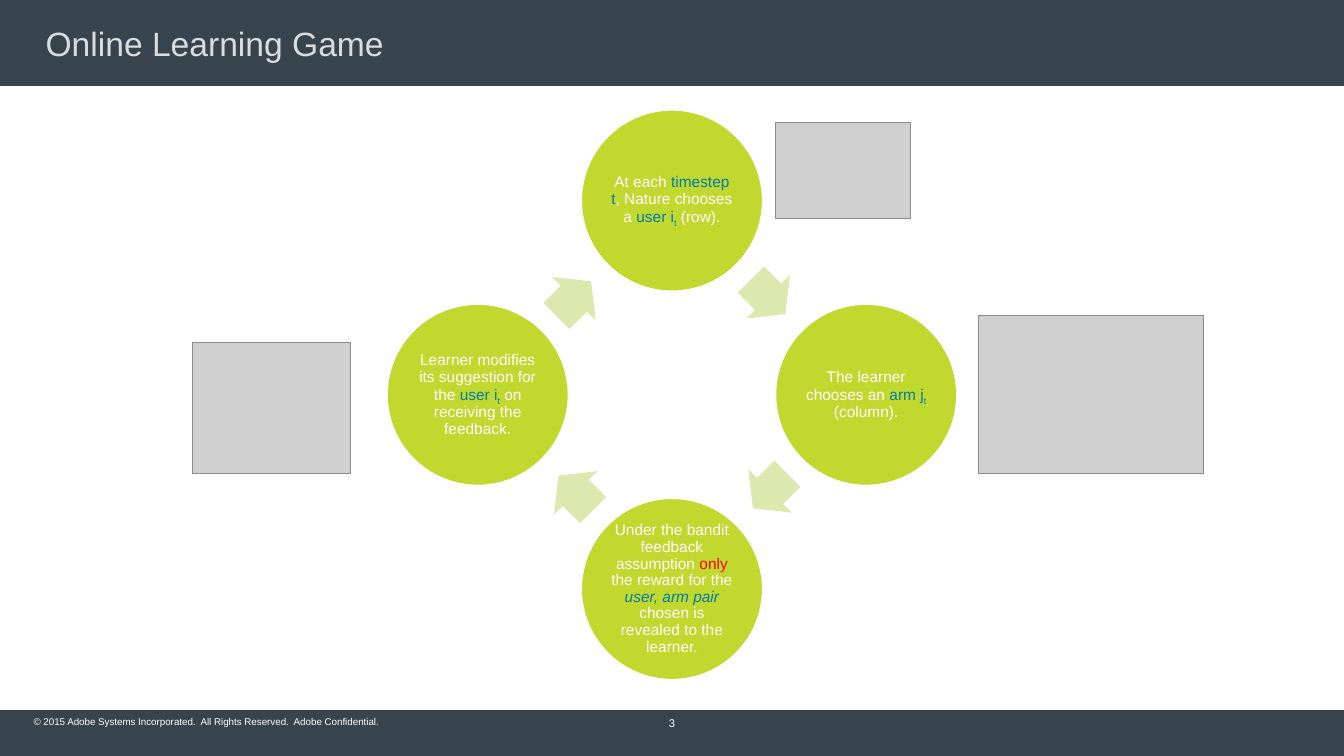
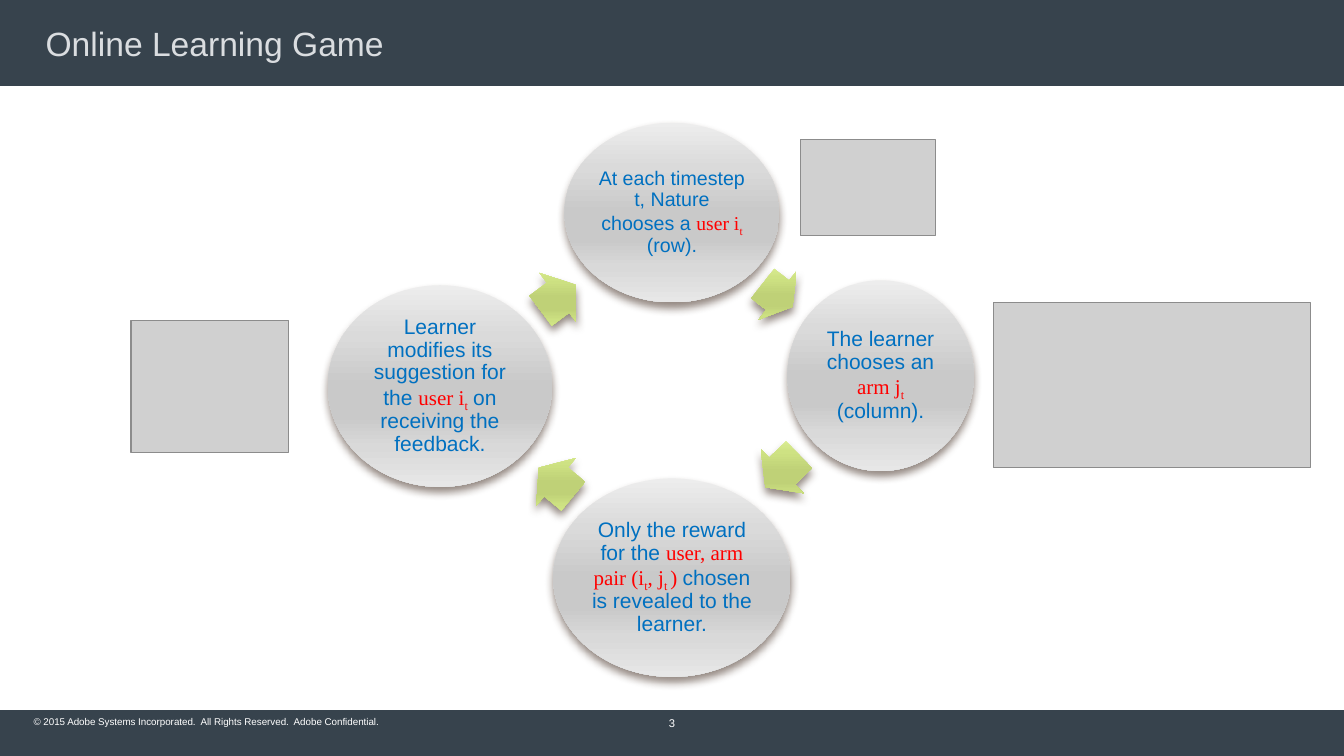
Before and after one commit to Subhojyoti/Adobe_Intern, a slide deck: slide 3 of Adobe PPT/Subho_Inception_talk.pptx. Drawn at 1344x756 pixels with LibreOffice and Linux fonts; fonts in the diff are those of the drawing; grey boxes stand for pictures; background and template pictures are left out. Boxes give left, top, right and bottom in pixels: in the first picture for what was removed or moved away, otherwise in the second. Text is boxed around its words. In the diff, an @@ line names an element or a change of style, - is before the commit and + after.

```diff
--- a/Adobe PPT/Subho_Inception_talk.pptx
+++ b/Adobe PPT/Subho_Inception_talk.pptx
@@ ellipse: place and size @@
-ellipse at [581,109,763,291]
+ellipse at [565,123,779,302]
@@ text "At each timestep t, Nature ...": place and size @@
-text "At each timestep t, Nature ..." at [611,176,732,225]
+text "At each timestep t, Nature ..." at [599,170,745,256]
@@ text "At each timestep t, Nature ..." at [599,170,745,256]: size 11 to 14 pt; font Arial to Times New Roman, text colour #007BAB to #FF0000 in "user it"; text colour #FFFFFF to #0070C0 in "At each t, Nature chooses a (row)."; text colour #007BAB to #0070C0 in "timestep t,"; more space between paragraphs @@
@@ picture: place and size @@
-picture at [775,123,910,219]
+picture at [801,140,936,236]
@@ right arrow at [522,260,594,336]: fill #DDE9AD to gradient #E4F7A0 to #CFE483 to #C0D378 to #CEE282 to #DEF199; shadow on; rotation 315 to 323 degrees @@
@@ right arrow at [744,259,812,332]: fill #DDE9AD to gradient #E4F7A0 to #CFE483 to #C0D378 to #CEE282 to #DEF199; shadow on; rotation 45 to 38 degrees @@
@@ fill #C1D82F to gradient #EEEEEE to #DADADA to #C9C9C9 to #D9D9D9 to #E7E7E7; outline #FFFFFF 2 pt to none; shadow on in 4 elements at [565,123,779,302], [787,280,974,471], [554,479,791,678], [328,285,552,487] @@
@@ ellipse: place and size @@
-ellipse at [386,303,569,486]
+ellipse at [328,285,552,487]
@@ ellipse: place and size @@
-ellipse at [775,303,958,486]
+ellipse at [787,280,974,471]
@@ picture: place and size @@
-picture at [193,343,351,475]
+picture at [131,321,289,453]
@@ text "Learner modifies its suggestion for ...": place and size @@
-text "Learner modifies its suggestion for ..." at [419,354,536,434]
+text "Learner modifies its suggestion for ..." at [374,319,505,451]
@@ text "Learner modifies its suggestion for ..." at [374,319,505,451]: size 11 to 15 pt, text colour #FFFFFF to #0070C0; font Arial to Times New Roman, text colour #007BAB to #FF0000 in "user it"; more space between paragraphs @@
@@ text "The learner chooses an arm ...": place and size @@
-text "The learner chooses an arm ..." at [806,371,916,420]
+text "The learner chooses an arm ..." at [827,330,934,422]
@@ text "The learner chooses an arm ..." at [827,330,934,422]: size 11 to 15 pt; font Arial to Times New Roman, text colour #007BAB to #FF0000 in "arm jt"; text colour #FFFFFF to #0070C0 in "The learner chooses an (column)."; more space between paragraphs @@
@@ picture: place and size @@
-picture at [979,316,1204,474]
+picture at [993,302,1310,468]
@@ right arrow at [519,444,593,520]: fill #DDE9AD to gradient #E4F7A0 to #CFE483 to #C0D378 to #CEE282 to #DEF199; shadow on; rotation 225 to 219 degrees @@
@@ right arrow: place and size @@
-right arrow at [731,452,809,529]
+right arrow at [744,432,821,509]
@@ right arrow at [744,432,821,509]: fill #DDE9AD to gradient #E4F7A0 to #CFE483 to #C0D378 to #CEE282 to #DEF199; shadow on @@
@@ ellipse: place and size @@
-ellipse at [581,498,763,681]
+ellipse at [554,479,791,678]
@@ text at [592,521,752,631]: text changed; size 11 to 15 pt; text colour #FFFFFF to #0070C0 @@
-Under the bandit feedback assumption only the reward for the user, arm pair chosen is revealed to the learner.
+Only the reward for the user, arm pair (it, jt ) chosen is revealed to the learner.
```
Also in this commit, not shown: 5 other slides changed, 1 slide added, 4 other files.
